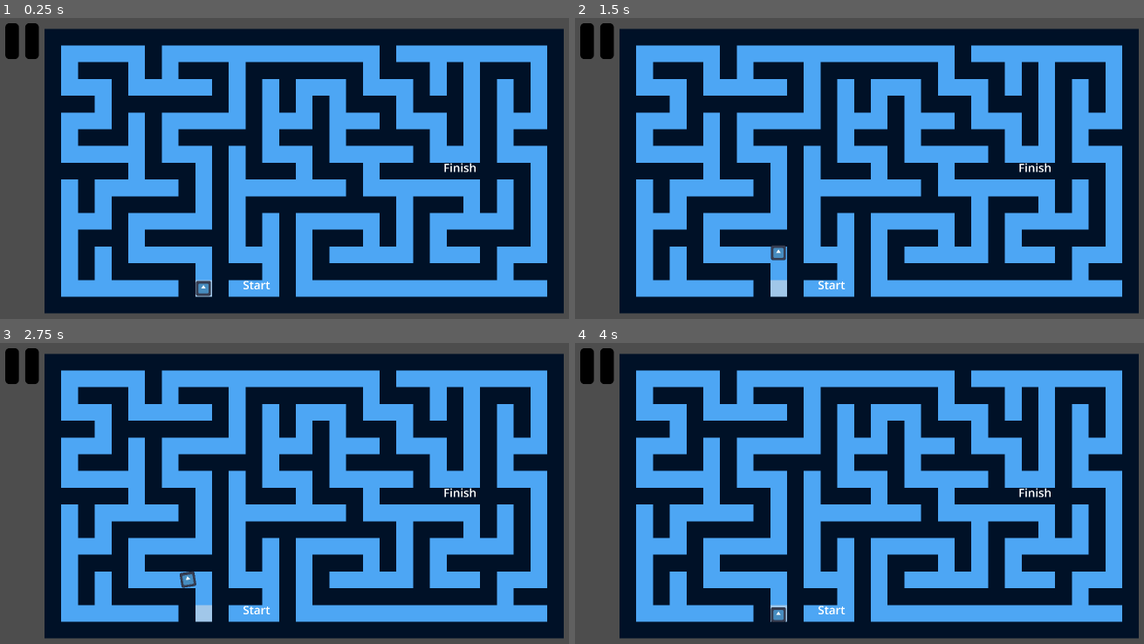
Above: before the commit, frames 1-4 (two rows, left to right).
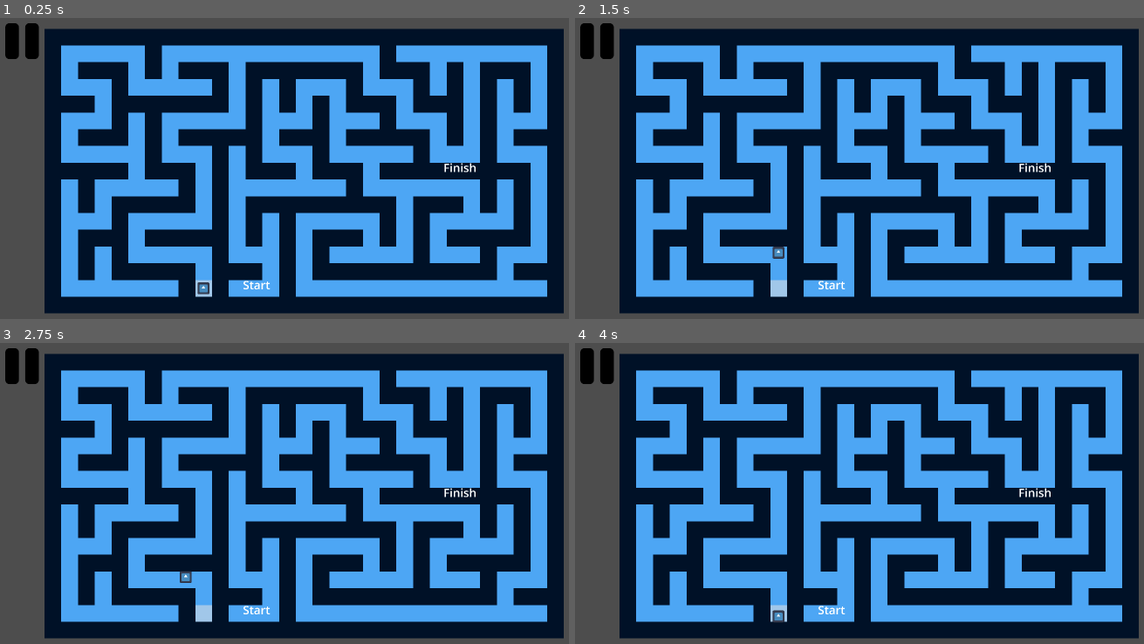
Above: after the commit, the same moments.

Repository: Herovero/GyroMaze
Game: Godot game, scene res://Scenes/gyromazegen.tscn
Two runs of this game, one before a commit and one after it. Both use one fixed random seed, a clock stepped at 60 frames per second and the inputs below. This scene is started directly instead of the project's main scene. The engine's default icon, where the game draws it, is replaced by a stand-in: a white triangle on a blue panel in a dark square.
Inputs (mouse positions are in pixels of both pictures, inside the frame that each line leads up to):
- Up to frame 1 (0.25 s): no input
- Up to frame 2 (1.5 s): tap Enter (ui_accept) at 0.5, 0.77 s; move the mouse to (882, 234) at 0.52 s; hold Up (ui_up) from 0.53 s (still down); click (882, 234) at 0.67 s; move the mouse to (1121, 219) at 1.27 s
- Up to frame 3 (2.75 s): tap Enter (ui_accept) at 1.52 s; move the mouse to (130, 448) at 2.02 s; release Up (ui_up) at 2.03 s; hold Left (ui_left) from 2.03 s (still down)
- Up to frame 4 (4 s): move the mouse to (950, 496) at 2.77 s; click (950, 496) at 2.92 s; tap Enter (ui_accept) at 3.02, 3.5, 3.77 s; move the mouse to (808, 418) at 3.52 s; release Left (ui_left) at 3.53 s; hold Down (ui_down) from 3.53 s (still down)

The runs differ from the first frame. In frame 1, 0.1% of the frame differs, in the area x 34-38%, y 87-93%; in frame 2, less than 0.1%; in frame 3, 0.1%, in the area x 31-35%, y 75-82%; in frame 4, less than 0.1%.

Commit message:
scaled down marble size

Diff:
--- a/Scenes/player.tscn
+++ b/Scenes/player.tscn
@@ -9,8 +9,9 @@
 script = ExtResource("1_8od7v")
 
 [node name="Sprite2D" type="Sprite2D" parent="."]
+scale = Vector2(0.8, 0.8)
 texture = ExtResource("2_qc4db")
 
 [node name="CollisionShape2D" type="CollisionShape2D" parent="."]
-scale = Vector2(6.128204, 6.042702)
+scale = Vector2(4.898, 4.83)
 shape = SubResource("RectangleShape2D_ys1qc")
